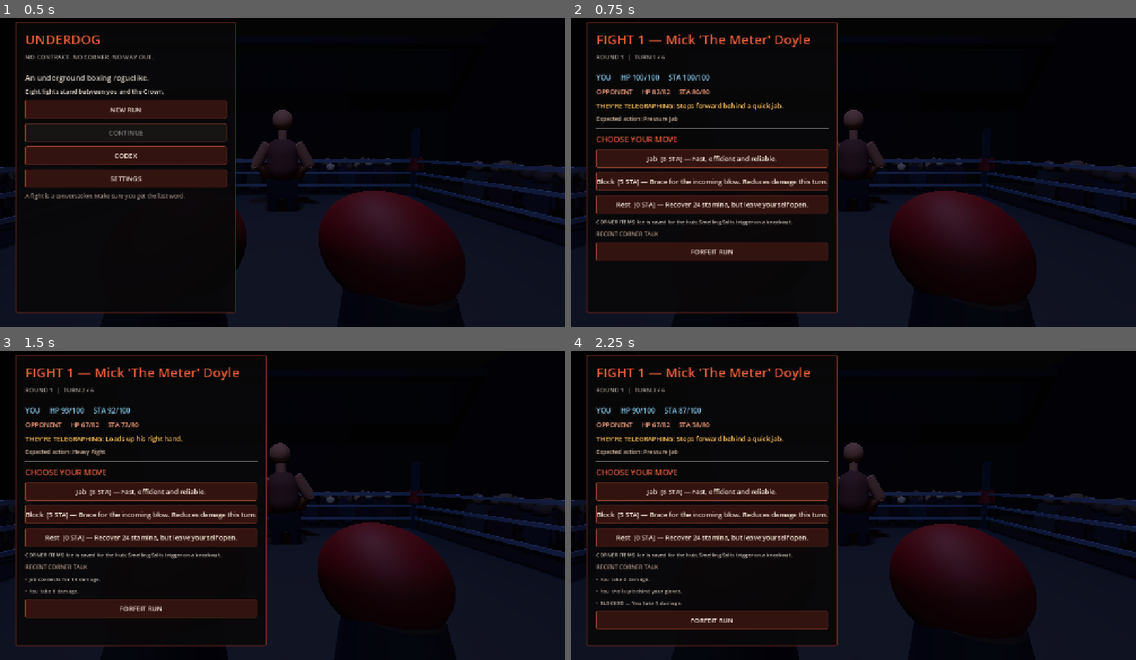
Above: before the commit, frames 1-4 (two rows, left to right).
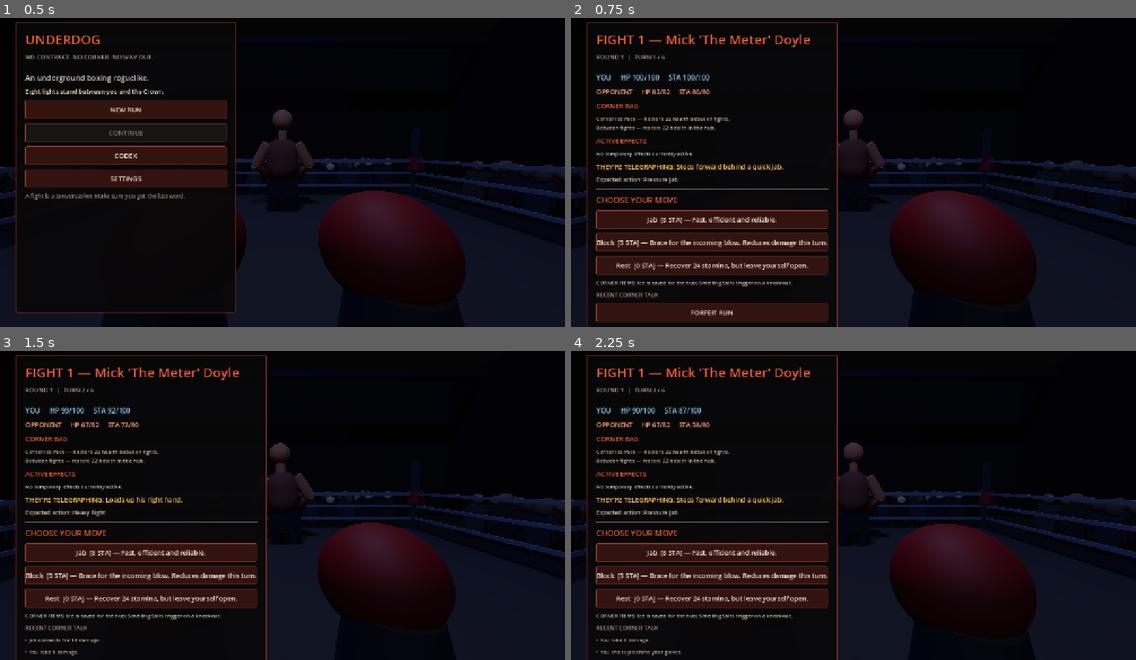
Above: after the commit, the same moments.

Repository: sedhehe/TheLastRound
Game: Godot game, scene res://scenes/main.tscn
Same seed, same stepped clock (60 frames per second), same inputs: the game is played once before the commit and once after it.
Inputs:
- Up to frame 1 (0.5 s): no input
- Up to frame 2 (0.75 s): click "NEW RUN" at 0.5 s
- Up to frame 3 (1.5 s): click "Jab [8 STA] — Fast, efficient…" at 1.25 s
- Up to frame 4 (2.25 s): click "Block [5 STA] — Brace for the…" at 2 s

Frame 1 is identical in both runs. In frame 2, 17% of the frame differs, in the area x 2-48%, y 27-100%; in frame 3, 16%; in frame 4, 18%.

Commit message:
Add item and active-effect summaries to combat and hub

Diff:
--- a/scripts/main.gd
+++ b/scripts/main.gd
@@ -532,6 +532,76 @@
 			return str(item.get("name", id))
 	return id.replace("_", " ").capitalize()
 
+func _get_item_data(id: String) -> Dictionary:
+	for item in item_templates:
+		if str(item.get("id", "")) == id:
+			return item
+	return {}
+
+
+func _item_timing(id: String) -> String:
+	match id:
+		"ice":
+			return "Between fights — restore 22 health in the hub."
+		"salts":
+			return "Passive — automatically revive once after a lethal hit."
+		"crowd":
+			return "Between fights — +5 speed for the next fight."
+		_:
+			return "Combat-use — activate during your turn."
+
+
+func _show_item_summary(include_active_effects: bool) -> void:
+	_label("CORNER BAG", 15, Color(0.9, 0.36, 0.22))
+
+	if inventory.is_empty():
+		_label("No items in your corner bag.", 12)
+	else:
+		for item_variant in inventory:
+			var item_id := str(item_variant)
+			var item_data := _get_item_data(item_id)
+			var item_name := str(item_data.get("name", _get_item_name(item_id)))
+			var description := str(item_data.get("description", "No description available."))
+			var status := _item_timing(item_id)
+
+			if item_id == "salts" and revive_used:
+				status += " Revive already used this run."
+
+			_label(
+				"%s — %s\n%s" % [item_name, description, status],
+				12,
+				Color(0.78, 0.73, 0.68)
+			)
+
+	if not include_active_effects:
+		return
+
+	var active_effects: Array[String] = []
+
+	if enemy_blinded > 0:
+		active_effects.append("Opponent accuracy reduced for %d more turn(s)." % enemy_blinded)
+	if enemy_drained > 0:
+		active_effects.append("Opponent loses 8 stamina for %d more turn(s)." % enemy_drained)
+	if loaded_bonus > 0:
+		active_effects.append("Next landed attack gains +%d damage." % loaded_bonus)
+	if loaded_tape_risk:
+		active_effects.append("Loaded tape disqualification risk is pending.")
+	if bribe_ready:
+		active_effects.append("Next dirty move is protected from disqualification.")
+	if energy_penalty_pending:
+		active_effects.append("Energy drink crash: lose 10 stamina after the enemy response.")
+	if next_fight_speed_bonus > 0.0:
+		active_effects.append("+%d speed is waiting for the next fight." % int(next_fight_speed_bonus))
+	if float(passive.get("wind", 0.0)) > 0.0:
+		active_effects.append("+%d stamina on a successful dodge." % int(passive.get("wind", 0.0)))
+
+	_label("ACTIVE EFFECTS", 15, Color(0.9, 0.36, 0.22))
+	if active_effects.is_empty():
+		_label("No temporary effects currently active.", 12)
+	else:
+		for effect in active_effects:
+			_label("• " + effect, 12, Color(0.82, 0.76, 0.68))
+
 
 # ---------------------------------------------------------
 # REAL-TIME COMBAT SCREEN
@@ -563,6 +633,8 @@
 		15,
 		Color(0.95, 0.62, 0.48)
 	)
+
+	_show_item_summary(true)
 
 	var tell := str(enemy_next_action.get("tell", enemy.get("tell", "Studies your guard.")))
 	var action_name := str(enemy_next_action.get("name", "Unknown attack"))
@@ -1283,10 +1355,7 @@
 
 	_label("MOVES: " + ", ".join(owned_moves))
 
-	_label(
-		"ITEMS: "
-		+ (", ".join(inventory) if not inventory.is_empty() else "None")
-	)
+	_show_item_summary(false)
 
 	_button("ENTER THE RING", _start_fight)
 	_button(
